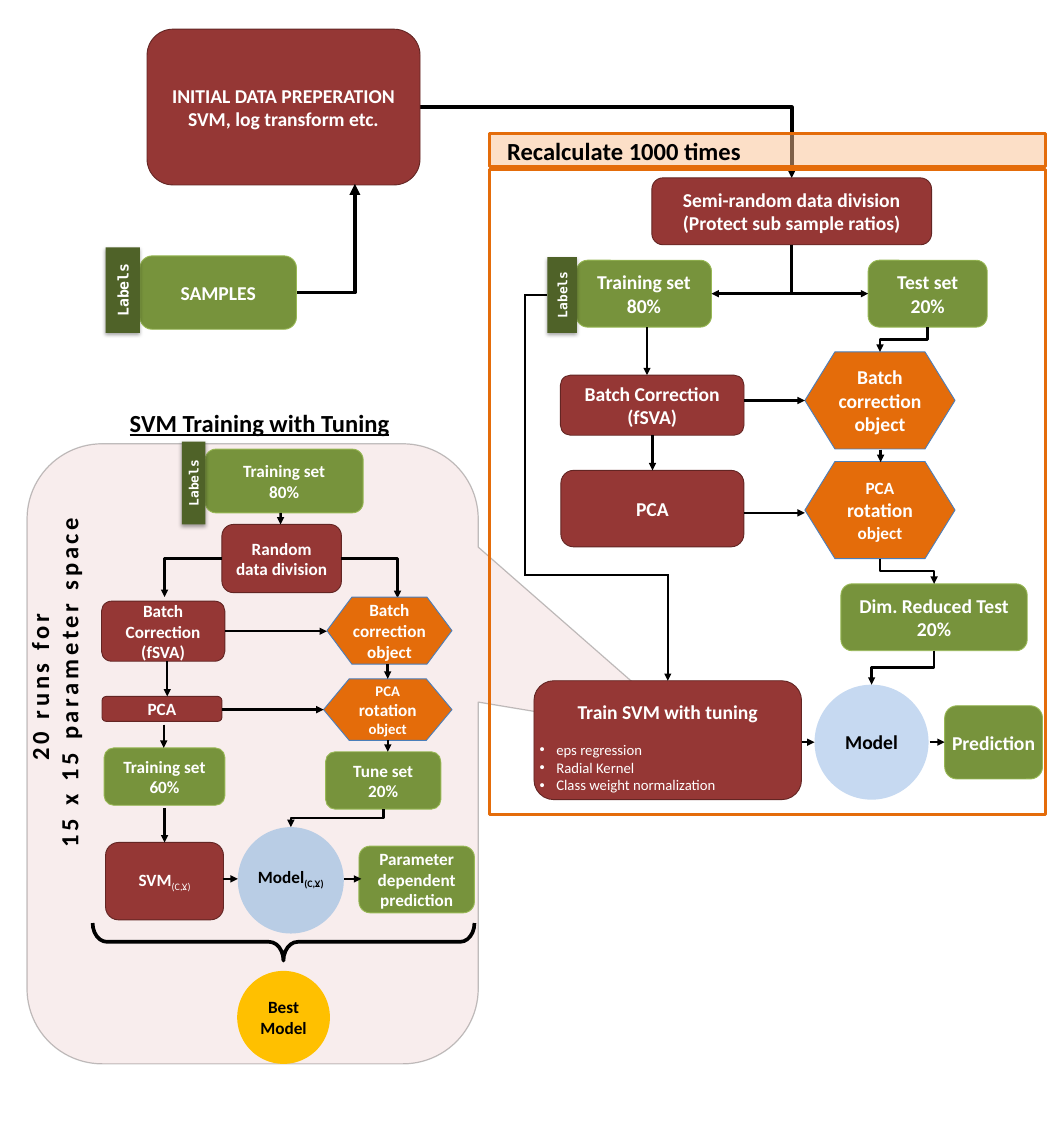
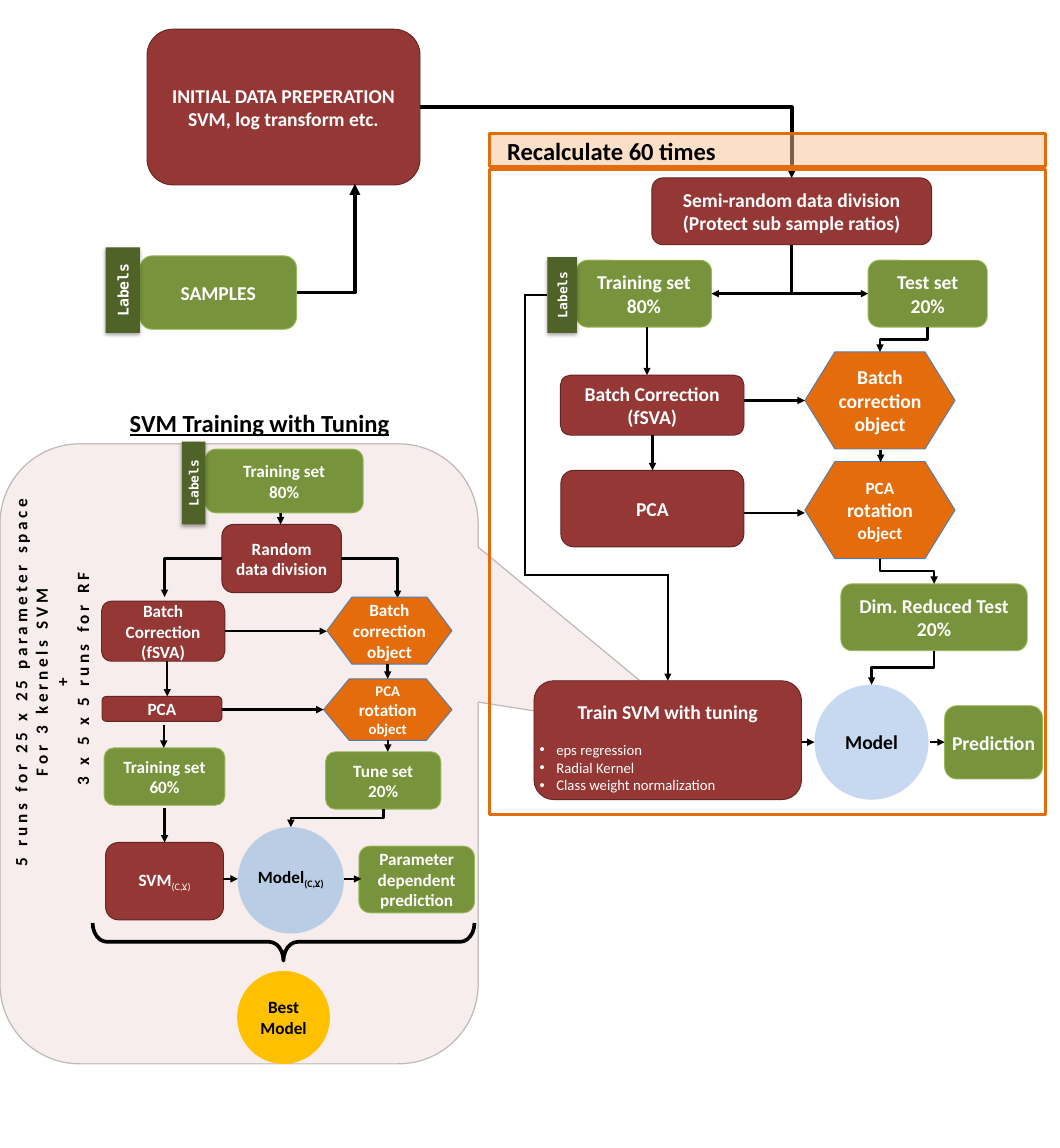
Before and after one commit to umutcaglar/ecoli_learning_bacterial_response_optimization, a slide deck: slide 3 of text/figures/figrue_preperation/Figure2_Pipelinev4.pptx. Drawn at 1060x1148 pixels with LibreOffice and Linux fonts; fonts in the diff are those of the drawing. Boxes give left, top, right and bottom in pixels: in the first picture for what was removed or moved away, otherwise in the second. Text is boxed around its words. In the diff, an @@ line names an element or a change of style, - is before the commit and + after.

Commit message:
Finished Big Runs

```diff
--- a/text/figures/figrue_preperation/Figure2_Pipelinev4.pptx
+++ b/text/figures/figrue_preperation/Figure2_Pipelinev4.pptx
@@ text in rectangle at [507, 142, 716, 166]: text changed @@
-Recalculate 1000 times
+Recalculate 60 times
@@ rounded speech box: place and size @@
-rounded speech box at [27, 444, 479, 1064]
+rounded speech box at [0, 444, 478, 1064]
@@ text at [11, 504, 94, 866]: text changed; size 20 to 14 pt @@
-20 runs for
-15 x 15 parameter space
+5 runs for 25 x 25 parameter space
+For 3 kernels SVM
++
+3 x 5 x 5 runs for RF
```
Also in this commit, not shown: 56 other files.
